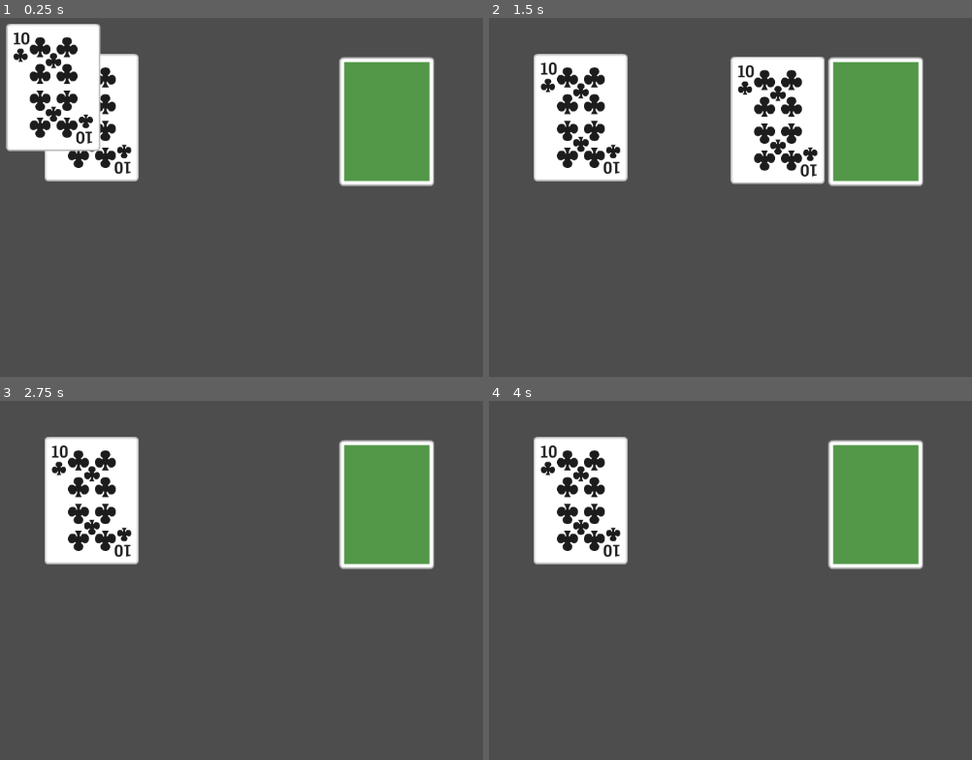
Above: before the commit, frames 1-4 (two rows, left to right).
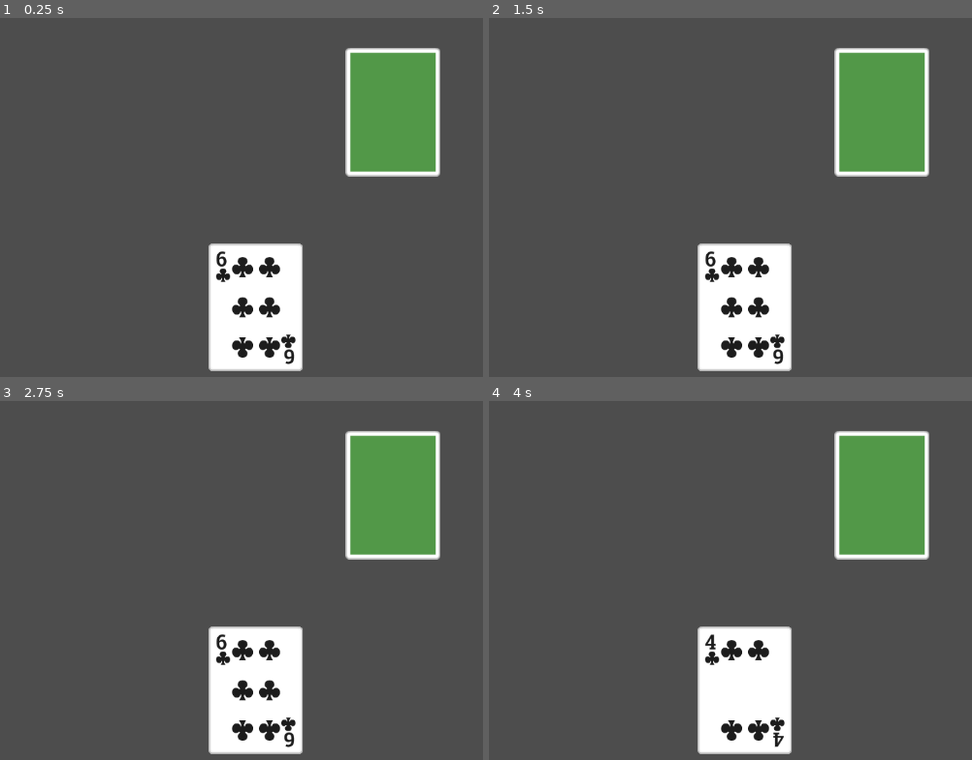
Above: after the commit, the same moments.

Repository: DeClaessens/higher_lower_game
Game: Godot game, scene res://GameManager/GameManager.tscn
Two runs of this game, one before a commit and one after it. Both use one fixed random seed, a clock stepped at 60 frames per second and the inputs below. Before the commit the project starts from res://Main.tscn.
Inputs (mouse positions are in pixels of both pictures, inside the frame that each line leads up to):
- Up to frame 1 (0.25 s): no input
- Up to frame 2 (1.5 s): tap Enter at 0.5 s; drag from (580, 118) to (875, 122) at 0.52 s; drag from (875, 122) to (580, 118) at 1.27 s
- Up to frame 3 (2.75 s): tap Space at 2 s; move the mouse to (91, 501) at 2.02 s; tap Ctrl at 2.1 s; click (91, 501) at 2.17 s
- Up to frame 4 (4 s): tap Enter at 2.75 s; drag from (701, 681) to (875, 505) at 2.77 s; move the mouse to (outside the picture) at 3.52 s; tap Alt at 3.6 s; click (outside the picture) at 3.67 s

The runs differ from the first frame. In frame 1, 20% of the frame differs, in the area x 1-92%, y 1-99%; in frame 2, 23%, in the area x 9-92%, y 8-99%; in frame 3, 17%; in frame 4, 17%.

Commit message:
feat: working higher/lower game

Diff:
--- /dev/null
+++ b/AutoLoads/globals.gd
@@ -0,0 +1,23 @@
+extends Node
+enum SuitsEnum {
+	HEARTS,
+	DIAMONDS,
+	CLUBS,
+	SPADES
+}
+
+enum RanksEnum {
+	TWO,
+	THREE,
+	FOUR,
+	FIVE,
+	SIX,
+	SEVEN,
+	EIGHT,
+	NINE,
+	TEN,
+	JACK,
+	QUEEN,
+	KING,
+	ACE
+}
--- /dev/null
+++ b/AutoLoads/signal_bus.gd
@@ -0,0 +1,7 @@
+extends Node
+
+signal slot_captured(slot_area: Area2D, card: Area2D)
+signal slot_released(slot_area: Area2D, card: Area2D)
+signal slot_denied(slot_area: Area2D, card: Area2D)
+
+signal card_played(card: Card, slot_area: Area2D)
--- a/Components/DraggableComponent/draggableComponent.gd
+++ b/Components/DraggableComponent/draggableComponent.gd
@@ -21,8 +21,6 @@
 	if !can_drag:
 		return
 	if event is InputEventMouseButton and event.button_index == MOUSE_BUTTON_LEFT:
-		print(consumer, consumer.get_index())
-
 		if event.pressed:
 			dragging = true
 			offset = consumer.global_position - event.global_position
--- a/Components/DraggableComponent/tests/draggableComponent.test.gd
+++ b/Components/DraggableComponent/tests/draggableComponent.test.gd
@@ -10,9 +10,7 @@
 	collisionShape.shape = RectangleShape2D.new()
 	collisionShape.shape.size = Vector2(50,50)
 	card.add_child(collisionShape)
-	print('hello')
 	draggable = preload("res://Components/DraggableComponent/draggableComponent.tscn").instantiate()
-	print(draggable)
 	card.add_child(draggable)
 
 	get_tree().get_root().add_child(card)
--- a/Components/SlotComponent/slotComponent.gd
+++ b/Components/SlotComponent/slotComponent.gd
@@ -4,12 +4,9 @@
 class_name SlotComponent
 
 @export var snap_offset := Vector2.ZERO
+@export var max_allowed_nodes: int = 1
+@export var locks_nodes: bool = false
 @onready var consumer: Area2D = get_parent()
-
-var held_node: Area2D = null
-
-signal captured_by_slot(slot: Area2D, target: Area2D)
-signal released_by_slot(slot: Area2D, target: Area2D)
 
 # Called when the node enters the scene tree for the first time.
 func _ready() -> void:
@@ -20,16 +17,18 @@
 	else:
 		push_warning("SlotComponent: Consumer (Parent) is not an Area2D. No slot detection.")
 
+func can_accept() -> bool:
+	return self.get_children().size() >= max_allowed_nodes
+
+
 func accept_area2d_node(node: Area2D) -> void:
-	# If a node is currently occupying the slot, send a release signal
-	# the node is responsible for returning to its home slot
-	if held_node:
-		released_by_slot.emit(consumer, held_node)
-
+	if can_accept():
+		SignalBus.slot_denied.emit(consumer, node)
+		return
 	# Set the new node as a child of the slot + reposition
-	held_node = node
-	node.reparent(consumer)
+	node.reparent(self)
 	node.position = snap_offset
+	print("accepted node: ", node)
 
 	# Emit a signal to the node that it has been captured by the slot
-	captured_by_slot.emit(consumer, node)
+	SignalBus.slot_captured.emit(consumer, node, true)
--- a/Entities/Card/Card.tscn
+++ b/Entities/Card/Card.tscn
@@ -1,7 +1,6 @@
-[gd_scene load_steps=5 format=3 uid="uid://dghmsxbjgudmr"]
+[gd_scene load_steps=4 format=3 uid="uid://dghmsxbjgudmr"]
 
 [ext_resource type="Script" uid="uid://cilmv0p4gtit5" path="res://Entities/Card/card.gd" id="1_mfup4"]
-[ext_resource type="Texture2D" uid="uid://nw6gh21d3qqt" path="res://Assets/cardClubs10.png" id="2_x0t18"]
 [ext_resource type="PackedScene" uid="uid://dgabs7y7no2i1" path="res://Components/DraggableComponent/DraggableComponent.tscn" id="3_x0t18"]
 
 [sub_resource type="RectangleShape2D" id="RectangleShape2D_hc67x"]
@@ -11,7 +10,6 @@
 script = ExtResource("1_mfup4")
 
 [node name="Sprite2D" type="Sprite2D" parent="."]
-texture = ExtResource("2_x0t18")
 
 [node name="DraggableComponent" parent="." instance=ExtResource("3_x0t18")]
 
--- a/Entities/Card/card.gd
+++ b/Entities/Card/card.gd
@@ -4,37 +4,35 @@
 var id: String
 var position_before_dragging: Vector2
 var current_slot: Area2D
+var suit: int
+var rank: int
 
 @onready var home:Node2D = get_parent()
+@onready var sprite: Sprite2D = $Sprite2D
 @onready var draggable: DraggableComponent = $DraggableComponent
 
 func _ready():
 	draggable.drag_started.connect(_on_drag_started)
 	draggable.drag_ended.connect(_on_drag_ended)
 	call_deferred("_connect_to_slots")
+	_apply_visuals()
 
 func _connect_to_slots() -> void:
-	print("Connecting to slot signals")
-	SlotUtils.find_and_connect_to_slots(
-		self,
-		Callable(self, "_on_slot_captured"),
-		Callable(self, "_on_slot_released")
-	)
+	SignalBus.slot_captured.connect(_on_slot_captured)
+	SignalBus.slot_released.connect(_on_slot_released)
+	SignalBus.slot_denied.connect(_on_slot_denied)
 
-func initialize(_name: String, _imageUrl: String):
+func initialize(_suit: Globals.SuitsEnum, _rank: Globals.RanksEnum):
 	id = UUID.v4()
-	name = _name
+	suit = _suit
+	rank = _rank
+	name = CardHelper.get_card_name(_suit, _rank)
 
 func getId() -> String:
 	return id
 
 func getName() -> String:
 	return name
-
-func return_home():
-	if home:
-		print("Card returning home: ", home)
-		reparent(home)
 
 # Signal Event Handlers
 func _on_drag_started(_target: Area2D):
@@ -54,18 +52,36 @@
 			chosen_slot_handler = handler
 			break
 
+	# if we found a slot handler, and it accepts, otherwise revert drag
 	if chosen_slot_handler:
-		chosen_slot_handler.accept_area2d_node(self)
-	else:
-		return_home()
+		return chosen_slot_handler.accept_area2d_node(self)
+	position = position_before_dragging
 
-func _on_slot_captured(slot_area: Area2D, target: Area2D) -> void:
+func _on_slot_captured(slot_area: Area2D, target: Area2D, locked: bool) -> void:
 	if target == self:
-		print("Card captured by slot: ", slot_area, self)
 		current_slot = slot_area
+
+		if (locked):
+			SignalBus.card_played.emit(self, slot_area)
+			draggable.can_drag = false
 
 func _on_slot_released(slot_area: Area2D, target: Area2D) -> void:
 	if target == self and current_slot == slot_area:
-		print("Card released from slot: ", slot_area, self)
-		return_home()
+		reparent(home)
 		current_slot = null
+		draggable.can_drag = true
+
+func _on_slot_denied(slot_area: Area2D, target: Area2D) -> void:
+	if target == self:
+		print("Card denied by slot: ", slot_area, self)
+		position = position_before_dragging
+
+
+func _apply_visuals() -> void:
+	if sprite == null:
+		return
+	if suit == null or rank == null:
+		return # initialize not called yet
+
+	var image: Texture2D = CardHelper.get_card_image(suit, rank)
+	sprite.texture = image
--- a/Entities/Hand/Hand.tscn
+++ b/Entities/Hand/Hand.tscn
@@ -1,3 +1,16 @@
-[gd_scene format=3 uid="uid://dpsba7yjgssvl"]
+[gd_scene load_steps=4 format=3 uid="uid://dpsba7yjgssvl"]
 
-[node name="Hand" type="Node2D"]
+[ext_resource type="Script" uid="uid://dgvy6a0asyveg" path="res://Entities/Hand/hand.gd" id="1_efdw2"]
+[ext_resource type="PackedScene" uid="uid://ct5il01eim0lk" path="res://Components/SlotComponent/SlotComponent.tscn" id="1_imwm6"]
+
+[sub_resource type="RectangleShape2D" id="RectangleShape2D_imwm6"]
+size = Vector2(1030, 296)
+
+[node name="Hand" type="Area2D"]
+script = ExtResource("1_efdw2")
+
+[node name="SlotComponent" parent="." instance=ExtResource("1_imwm6")]
+max_allowed_nodes = 2
+
+[node name="CollisionShape2D" type="CollisionShape2D" parent="."]
+shape = SubResource("RectangleShape2D_imwm6")
--- a/Entities/Hand/hand.gd
+++ b/Entities/Hand/hand.gd
@@ -1,11 +1,14 @@
-extends Node
+extends Area2D
+class_name Hand
 
+@onready var slot: SlotComponent = $SlotComponent
 
-# Called when the node enters the scene tree for the first time.
+var cards: Array[Card] = []
+var max_cards: int = 3
+
 func _ready() -> void:
-	pass # Replace with function body.
+	slot.max_allowed_nodes = max_cards
 
-
-# Called every frame. 'delta' is the elapsed time since the previous frame.
-func _process(delta: float) -> void:
-	pass
+func add_card(card: Card) -> void:
+	cards.append(card)
+	slot.accept_area2d_node(card)
--- a/Entities/Slot/Slot.tscn
+++ b/Entities/Slot/Slot.tscn
@@ -17,3 +17,4 @@
 texture = ExtResource("2_2ni18")
 
 [node name="SlotComponent" parent="." instance=ExtResource("2_b0qkd")]
+locks_nodes = true
--- /dev/null
+++ b/GameManager/GameManager.tscn
@@ -0,0 +1,15 @@
+[gd_scene load_steps=4 format=3 uid="uid://budxylqe7vgvt"]
+
+[ext_resource type="Script" uid="uid://crtdv5djku0ij" path="res://GameManager/game_manager.gd" id="1_pe3qf"]
+[ext_resource type="PackedScene" uid="uid://dpsba7yjgssvl" path="res://Entities/Hand/Hand.tscn" id="3_pe3qf"]
+[ext_resource type="PackedScene" uid="uid://ufvqbdnu0kh0" path="res://Entities/Slot/Slot.tscn" id="3_qmfre"]
+
+[node name="GameManager" type="Node2D"]
+script = ExtResource("1_pe3qf")
+
+[node name="Slot" parent="." instance=ExtResource("3_qmfre")]
+position = Vector2(786, 177.99998)
+scale = Vector2(1.0071315, 1.0071315)
+
+[node name="Hand" parent="." instance=ExtResource("3_pe3qf")]
+position = Vector2(582, 469)
--- /dev/null
+++ b/GameManager/game_manager.gd
@@ -0,0 +1,46 @@
+extends Node2D
+
+@onready var hand: Hand = $Hand
+
+var CardScene: PackedScene = preload("res://Entities/Card/Card.tscn")
+var deck: Array[Card] = []
+# Called when the node enters the scene tree for the first time.
+func _ready() -> void:
+	SignalBus.card_played.connect(_on_card_played)
+
+	var vp := get_viewport()
+	vp.physics_object_picking = true
+	vp.physics_object_picking_first_only = true
+	vp.physics_object_picking_sort = true
+
+	initialize_deck()
+	var drawnCards = draw_cards(3)
+	for card in drawnCards:
+		add_child(card)
+		hand.add_card(card)
+
+func initialize_deck() -> void:
+	for suit in Globals.SuitsEnum.values():
+		for rank in Globals.RanksEnum.values():
+			var card = CardScene.instantiate()
+			card.initialize(suit, rank)
+			deck.append(card)
+
+	deck.shuffle()
+
+func draw_cards(amount: int) -> Array[Card]:
+	var cards: Array[Card] = []
+	for i in amount:
+		cards.append(deck.pop_front())
+	return cards
+
+
+func _on_card_played(card: Card, slot_area: Area2D) -> void:
+	print("Card played: ", card)
+	var drawnCard = draw_cards(1)[0]
+	print(card.name, drawnCard.name)
+	if card.rank > drawnCard.rank:
+		print("Player wins!")
+	else:
+		print("Player loses!")
+	card.queue_free()
--- a/Main.tscn
+++ /dev/null
@@ -1,18 +0,0 @@
-[gd_scene load_steps=4 format=3 uid="uid://budxylqe7vgvt"]
-
-[ext_resource type="PackedScene" uid="uid://dghmsxbjgudmr" path="res://Entities/Card/Card.tscn" id="1_glv2v"]
-[ext_resource type="Script" uid="uid://crtdv5djku0ij" path="res://main.gd" id="1_uu6xs"]
-[ext_resource type="PackedScene" uid="uid://ufvqbdnu0kh0" path="res://Entities/Slot/Slot.tscn" id="2_r0du0"]
-
-[node name="Main" type="Node2D"]
-script = ExtResource("1_uu6xs")
-
-[node name="Card" parent="." instance=ExtResource("1_glv2v")]
-position = Vector2(338, 186)
-
-[node name="Card2" parent="." instance=ExtResource("1_glv2v")]
-position = Vector2(281, 141)
-
-[node name="Slot" parent="." instance=ExtResource("2_r0du0")]
-position = Vector2(777, 192)
-scale = Vector2(1.0071315, 1.0071315)
--- /dev/null
+++ b/Utilities/card_helper.gd
@@ -0,0 +1,36 @@
+extends RefCounted
+class_name CardHelper
+
+static var RANK_TO_CODE: Dictionary[int, String]= {
+	Globals.RanksEnum.TWO: "2",
+	Globals.RanksEnum.THREE: "3",
+	Globals.RanksEnum.FOUR: "4",
+	Globals.RanksEnum.FIVE: "5",
+	Globals.RanksEnum.SIX: "6",
+	Globals.RanksEnum.SEVEN: "7",
+	Globals.RanksEnum.EIGHT: "8",
+	Globals.RanksEnum.NINE: "9",
+	Globals.RanksEnum.TEN: "10",
+	Globals.RanksEnum.JACK: "J",
+	Globals.RanksEnum.QUEEN: "Q",
+	Globals.RanksEnum.KING: "K",
+	Globals.RanksEnum.ACE: "A",
+}
+
+static func get_suit_name(suit: Globals.SuitsEnum) -> String:
+	return Globals.SuitsEnum.keys()[suit].capitalize()
+
+static func get_rank_name(rank: Globals.RanksEnum) -> String:
+	return Globals.RanksEnum.keys()[rank].capitalize().capitalize()
+
+static func get_card_name(suit: Globals.SuitsEnum, rank: Globals.RanksEnum) -> String:
+	return "%s of %s" % [get_rank_name(rank), get_suit_name(suit)]
+
+static func get_card_image(suit: Globals.SuitsEnum, rank: Globals.RanksEnum) -> Texture2D:
+	var suit_name: String = Globals.SuitsEnum.keys()[suit].capitalize()
+	var rank_code := RANK_TO_CODE[rank]
+	var path := "res://Assets/card%s%s.png" % [suit_name, rank_code]
+	return load(path)
+
+static func get_card_value(rank: String) -> int:
+	return int(rank)
--- a/Utilities/slots.gd
+++ b/Utilities/slots.gd
@@ -1,19 +1,21 @@
 extends RefCounted
 class_name SlotUtils
 
-static func find_and_connect_to_slots(node: Node2D, on_captured: Callable, on_released: Callable) -> void:
+static func find_and_connect_to_slots(node: Node2D, on_captured: Callable, on_released: Callable, on_denied: Callable) -> void:
 	# node: the card (or whatever) that wants slot signals
 	# on_captured: Callable to call when a slot captures this card
 	# on_released: Callable to call when a slot releases this card
 
 	for slot_area in node.get_tree().get_nodes_in_group("slots"):
 		var slot_component := _get_slot_component(slot_area)
-		print("Slot component found: ", slot_component)
 
 		if slot_component:
-			slot_component.captured_by_slot.connect(on_captured)
-			slot_component.released_by_slot.connect(on_released)
-
+			if on_captured:
+				slot_component.captured_by_slot.connect(on_captured)
+			if on_released:
+				slot_component.released_by_slot.connect(on_released)
+			if on_denied:
+				slot_component.denied_by_slot.connect(on_denied)
 
 static func _get_slot_component(slot_area: Node) -> SlotComponent:
 	for child in slot_area.get_children():
--- a/main.gd
+++ /dev/null
@@ -1,9 +0,0 @@
-extends Node2D
-
-# Called when the node enters the scene tree for the first time.
-func _ready() -> void:
-	var vp := get_viewport()
-	vp.physics_object_picking = true
-	vp.physics_object_picking_first_only = true
-	vp.physics_object_picking_sort = true
-	pass # Replace with function body.
--- a/project.godot
+++ b/project.godot
@@ -15,6 +15,11 @@
 config/features=PackedStringArray("4.5", "Forward Plus")
 config/icon="res://icon.svg"
 
+[autoload]
+
+Globals="*res://AutoLoads/globals.gd"
+SignalBus="*res://AutoLoads/signal_bus.gd"
+
 [editor_plugins]
 
 enabled=PackedStringArray("res://addons/gut/plugin.cfg")
Not shown, added: AutoLoads/globals.gd.uid
Not shown, added: AutoLoads/signal_bus.gd.uid
Renamed: main.gd.uid -> GameManager/game_manager.gd.uid
Not shown, added: Utilities/card_helper.gd.uid
